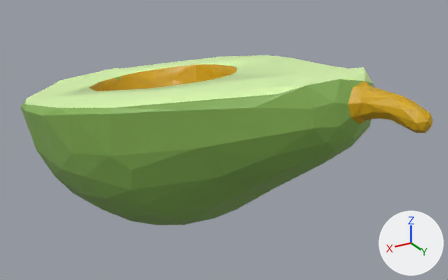
The FBX model Assets/Models/avakodaPie2.fbx: old version first, new version second.
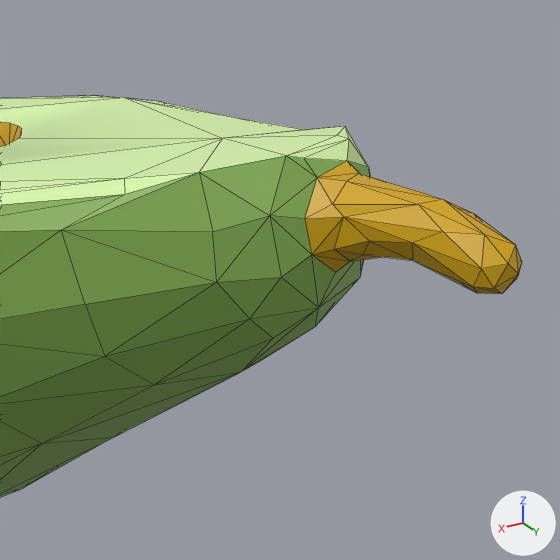
Each version appears first whole from a 50 mm camera at (0.02117, 0.0082, 0.00366) aimed at (0.01607, -0.00028, -0.00058), and next in a close-up on the part from 51% to 100% of the width and 6% to 85% of the height. The axes (+X, +Y, +Z) are drawn at lower right. The lights are the same throughout. The close-ups show mesh edges as thin lines. Where no turn or scale is listed for an object, it has been applied to the vertices.

The older version as bpy lines, for what is in view:
```python
me_mesh_002 = bpy.data.meshes.new('Mesh.002')
me_mesh_002.from_pydata(...)  # 297 vertices, 529 faces; spans x -0.00465..0.00025, y -0.00463..0.00356, z -0.00217..0.00161
# faces by material slot: [309, 171, 49]
me_mesh_002.materials.append(mat_avocado_002)  # green #85b154
me_mesh_002.materials.append(mat_stvol_002)  # yellow #d1a400
me_mesh_002.materials.append(mat_inavocado_002)  # green #dfffb1
ob_avokado_002 = bpy.data.objects.new('Avokado.002', me_mesh_002)
ob_avokado_002.location = (0.018724, 0.000017, -0.00036)
```
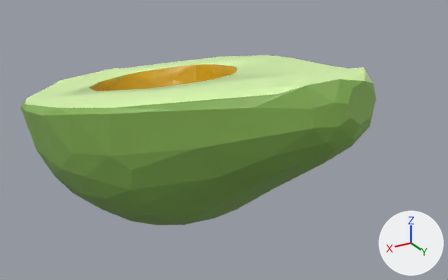
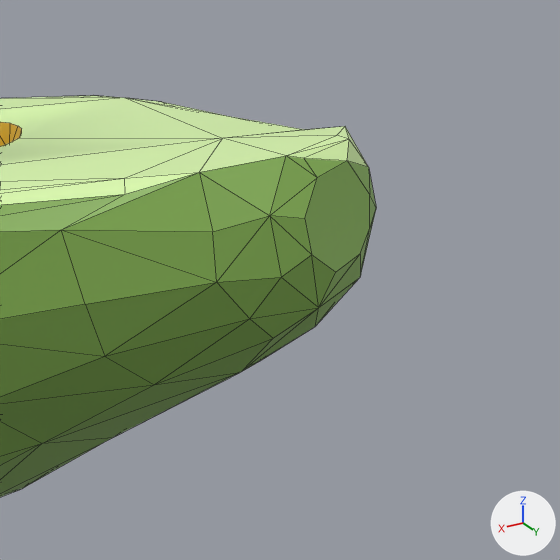
The newer file is also turned or shifted as a whole; pictures and numbers use the older file's frame.

What differs and where, as boxes (x1, y1, x2, y2) in the close-ups (560 x 560 px):
'Avokado.002', reshaped: before (0, 95, 522, 497); after (0, 95, 376, 497)
part 1 of me_mesh_002, cut back: before (305, 161, 522, 294); after (305, 161, 370, 272)

The change in detail:
me_mesh_002 is used by ob_avokado_002; location (0.018724, 0.000017, -0.00036).
me_mesh_002 had 297 vertices, 529 faces and spanned x -0.00465..0.00025, y -0.00463..0.00356, z -0.00217..0.00161.
me_mesh_002 now has 262 vertices, 454 faces and spans x -0.00465..0.00025, y -0.00463..0.00262, z -0.00217..0.00161.
Part 1, on me_mesh_002:
35 vertices are removed from x -0.00333..-0.00286, y 0.00256..0.00356, z 0.00108..0.00151.
76 faces are deleted.
1 new face joins them, mat_avocado_002 (green #85b154).
